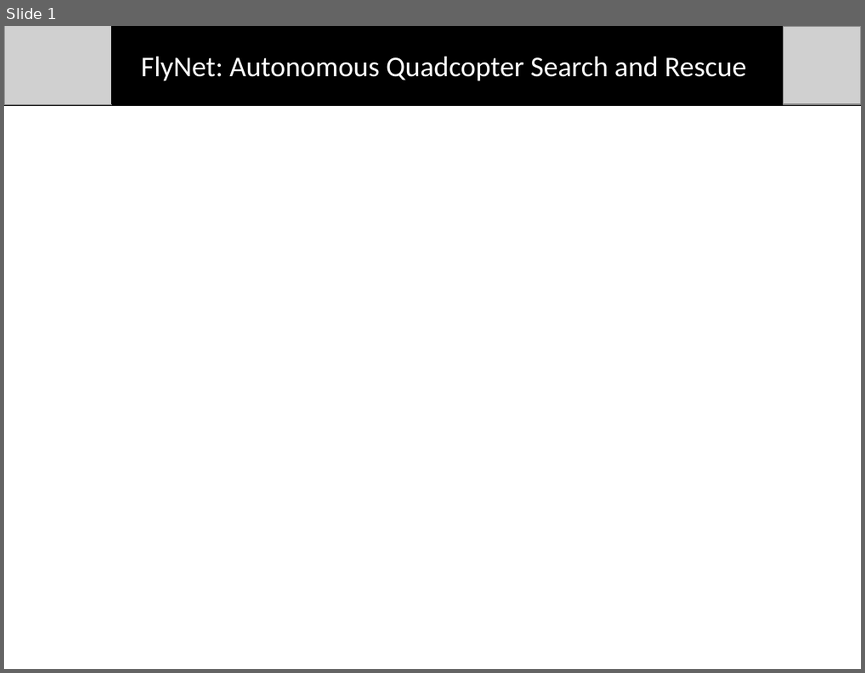
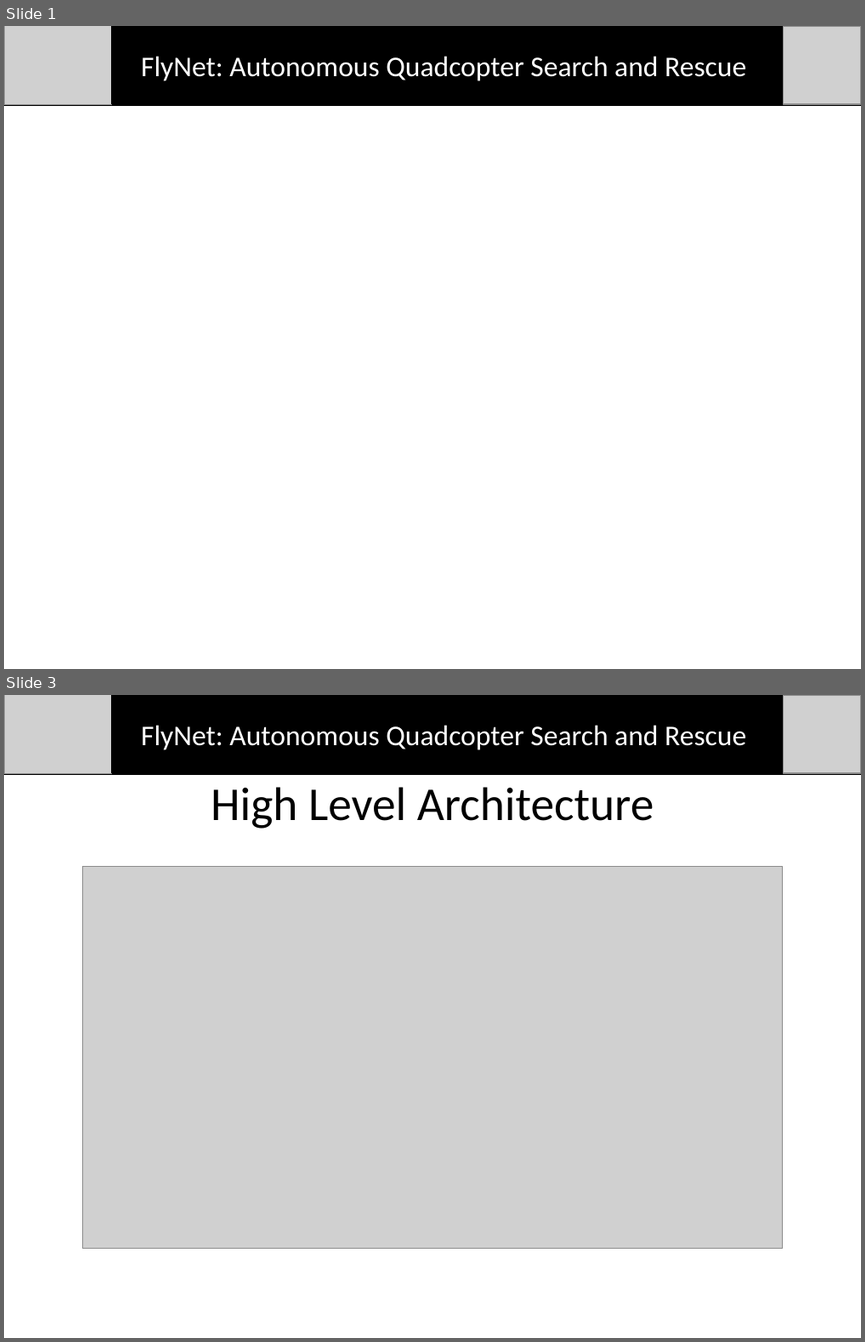
Before and after one commit to dtbinh/FlyNet, a slide deck: Presentations/Mid Semester Review/Individual_Slides/Bryce/Slide template.pptx. Shown one above the other, each under a label of ours: slide 1 before the commit, slides 1 and 3 after it; the slides between them are not shown. The pictures are 865x673 and 865x1342 pixels, drawn with LibreOffice and Linux fonts; fonts in the diff are those of the drawing; grey boxes stand for pictures. Boxes give left, top, right and bottom in pixels: in the first picture for what was removed or moved away, otherwise in the second. Text is boxed around its words. In the diff, an @@ line names an element or a change of style, - is before the commit and + after.

```diff
--- a/Presentations/Mid Semester Review/Individual_Slides/Bryce/Slide template.pptx
+++ b/Presentations/Mid Semester Review/Individual_Slides/Bryce/Slide template.pptx
@@ slide 3 added at <box>4,695,861,1338</box>, background #FFFFFF @@
@@ group added at <box>4,695,861,774</box>: 2 pictures, 1 line, 1 rectangle, 1 text @@
+FlyNet: Autonomous Quadcopter Search and Rescue
@@ title added at <box>211,787,653,828</box>, 39.6 pt, text #000000 @@
+High Level Architecture
@@ picture added at <box>83,867,783,1248</box> @@
```
Also in this commit, not shown: 2 other slides added.
